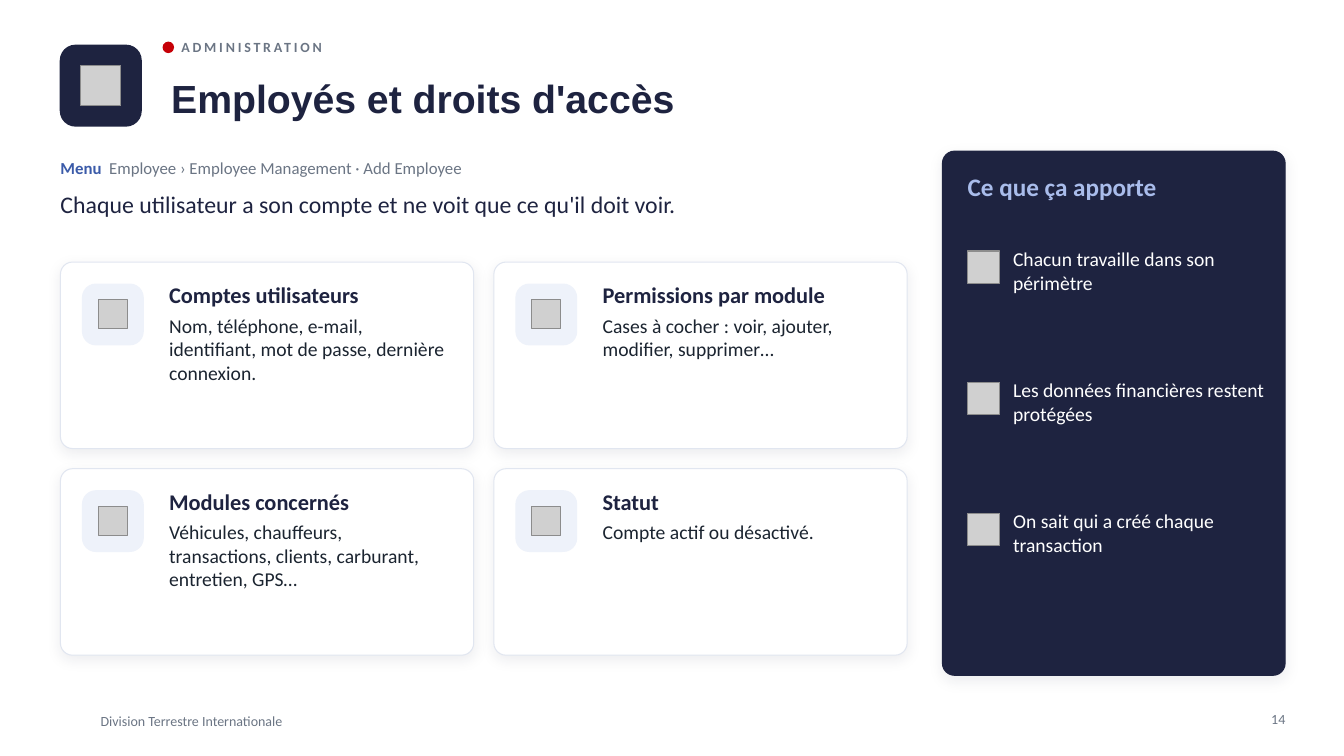
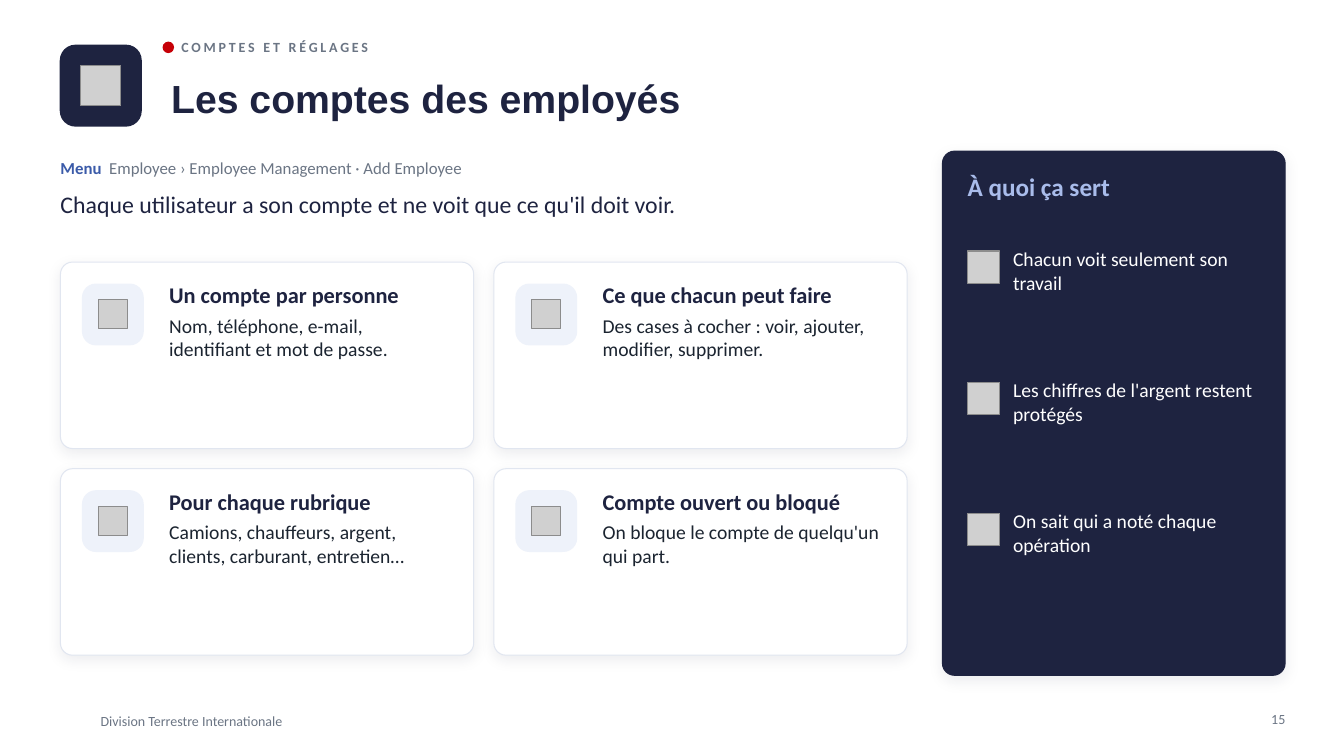
Before and after one commit to meledjearmel/portfolio-assets, a slide deck: slide 15 of formations/dti/presentation-division-terrestre-internationale.pptx (slide 14 before the commit). Drawn at 1344x756 pixels with LibreOffice and Linux fonts; fonts in the diff are those of the drawing; grey boxes stand for pictures; background and template pictures are left out. Boxes give left, top, right and bottom in pixels: in the first picture for what was removed or moved away, otherwise in the second. Text is boxed around its words. In the diff, an @@ line names an element or a change of style, - is before the commit and + after.

```diff
--- a/formations/dti/presentation-division-terrestre-internationale.pptx
+++ b/formations/dti/presentation-division-terrestre-internationale.pptx
@@ text at [181, 41, 368, 52]: text changed @@
-ADMINISTRATION
+COMPTES ET RÉGLAGES
@@ title at [171, 84, 681, 121]: text changed @@
-Employés et droits d'accès
+Les comptes des employés
@@ text at [968, 176, 1109, 200]: text changed @@
-Ce que ça apporte
+À quoi ça sert
@@ text at [1013, 252, 1228, 290]: text changed @@
-Chacun travaille dans son périmètre
+Chacun voit seulement son travail
@@ text at [169, 288, 399, 359]: text changed @@
-Comptes utilisateurs
-Nom, téléphone, e-mail, identifiant, mot de passe, dernière connexion.
+Un compte par personne
+Nom, téléphone, e-mail, identifiant et mot de passe.
@@ text at [603, 287, 864, 359]: text changed @@
-Permissions par module
-Cases à cocher : voir, ajouter, modifier, supprimer…
+Ce que chacun peut faire
+Des cases à cocher : voir, ajouter, modifier, supprimer.
@@ text at [1013, 383, 1252, 425]: text changed @@
-Les données financières restent protégées
+Les chiffres de l'argent restent protégés
@@ text at [169, 494, 404, 566]: text changed @@
-Modules concernés
-Véhicules, chauffeurs, transactions, clients, carburant, entretien, GPS…
+Pour chaque rubrique
+Camions, chauffeurs, argent, clients, carburant, entretien…
@@ text at [603, 494, 878, 566]: text changed @@
-Statut
-Compte actif ou désactivé.
+Compte ouvert ou bloqué
+On bloque le compte de quelqu'un qui part.
@@ text at [1013, 514, 1216, 555]: text changed @@
-On sait qui a créé chaque transaction
+On sait qui a noté chaque opération
@@ page number at [1271, 715, 1285, 724]: text changed @@
-14
+15
```
Also in this commit, not shown: 23 other slides changed, 1 slide added, 1 other file.
